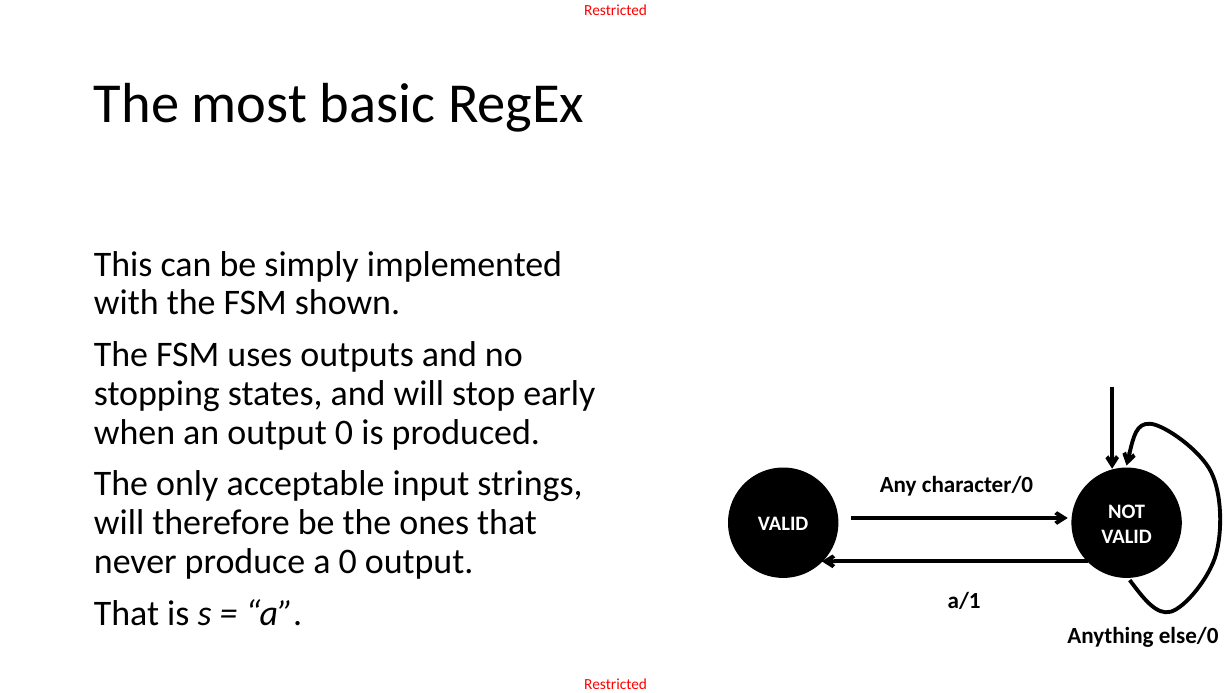
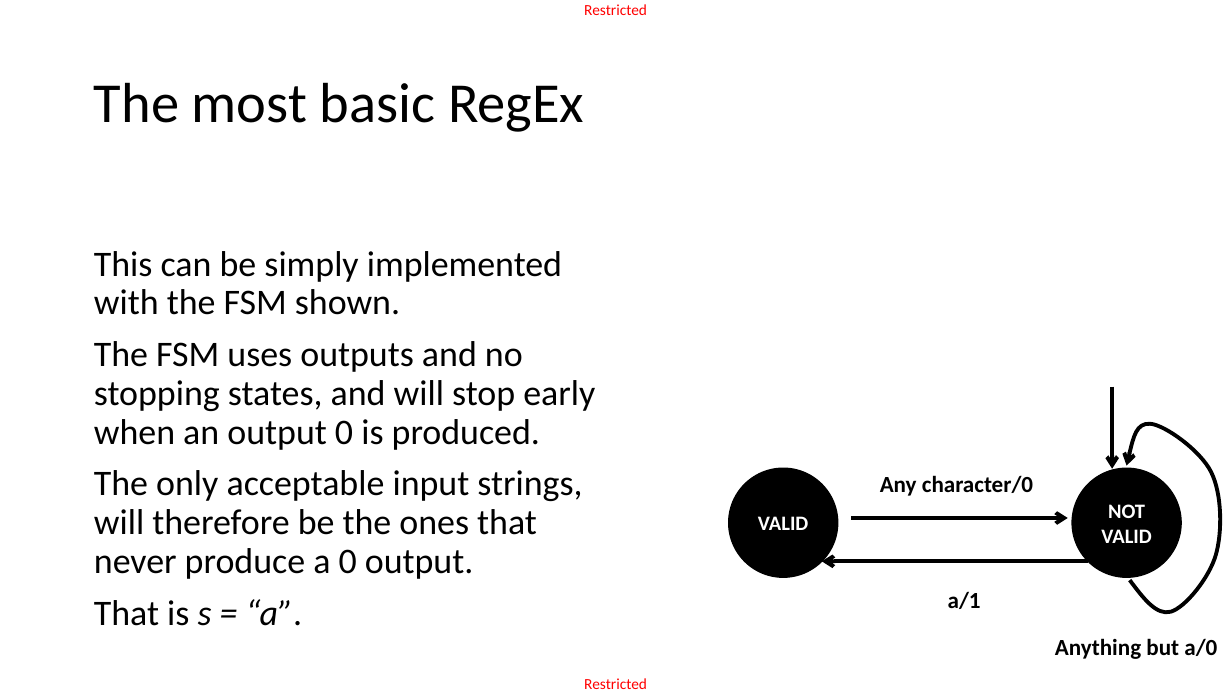
Before and after one commit to matthieudemari/SUTD_PLC_50_051, a slide deck: slide 7 of W9/W9S2/W9S2.pptx. Drawn at 1232x693 pixels with LibreOffice and Linux fonts; fonts in the diff are those of the drawing. Boxes give left, top, right and bottom in pixels: in the first picture for what was removed or moved away, otherwise in the second. Text is boxed around its words. In the diff, an @@ line names an element or a change of style, - is before the commit and + after.

```diff
--- a/W9/W9S2/W9S2.pptx
+++ b/W9/W9S2/W9S2.pptx
@@ text at bbox=[1055, 638, 1217, 659]: text changed @@
-Anything else/0
+Anything but a/0
```
Also in this commit, not shown: 2 other slides changed, 24 slides added, 5 slides removed, 5 other files.
